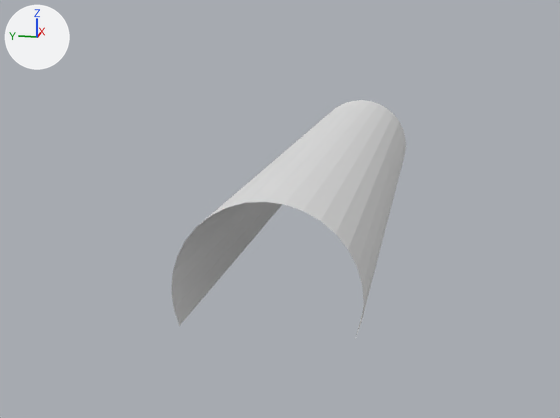
The OBJ model content/worlds/space/particle_area.obj, before and after one commit.
The view is the same before and after, from a 50 mm lens placed at (-36.9, -4.8, 8.3), pointed at (-1.2, 2.3, -0.6). The axes (+X, +Y, +Z) are drawn at upper left. The lights are the same throughout. Where no turn or scale is listed for an object, it has been applied to the vertices.

The scene before the commit, as lines of its bpy script (objects in view):
```python
me_cylinder = bpy.data.meshes.new('Cylinder')
me_cylinder.from_pydata(...)  # 1092 vertices, 2040 faces; spans x -15.0..15.0, y -3.0..3.0, z -1.1..3.0
ob_cylinder = bpy.data.objects.new('Cylinder', me_cylinder)
ob_cylinder.location = (0.0, 0.0, 0.0)
```
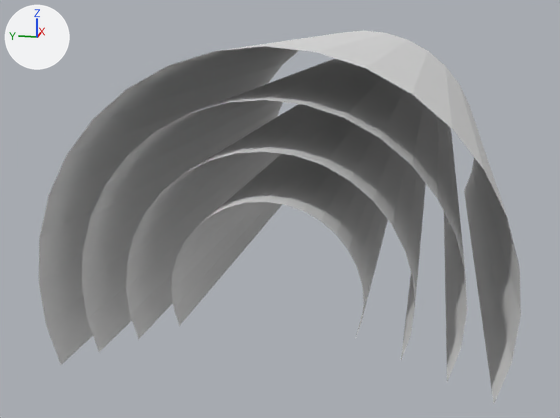
The edits, one by one:
me_cylinder is used by ob_cylinder; location (0.0, 0.0, 0.0).
me_cylinder had 1092 vertices, 2040 faces and spanned x -15.0..15.0, y -3.0..3.0, z -1.1..3.0.
me_cylinder now has 4368 vertices, 4080 faces and spans x -15.0..15.0, y -7.5..7.5, z -2.9..7.5.
me_cylinder part 1: a new loose piece of 1092 vertices spanning x -15.0..15.0, y -4.5..4.5, z -1.7..4.5.
me_cylinder part 2: a new loose piece of 1092 vertices spanning x -15.0..15.0, y -6.0..6.0, z -2.3..6.0.
me_cylinder part 3: a new loose piece of 1092 vertices spanning x -15.0..15.0, y -7.5..7.5, z -2.9..7.5.

What differs and where, as boxes (x1, y1, x2, y2) in the pictures (560 x 418 px):
'Cylinder', reshaped (105% wider, 55% taller): before (171, 100, 406, 339); after (39, 31, 521, 403)
part 1 of me_cylinder, added: after (126, 104, 426, 360)
part 2 of me_cylinder, added: after (82, 59, 467, 382)
part 3 of me_cylinder, added: after (39, 31, 521, 403)
